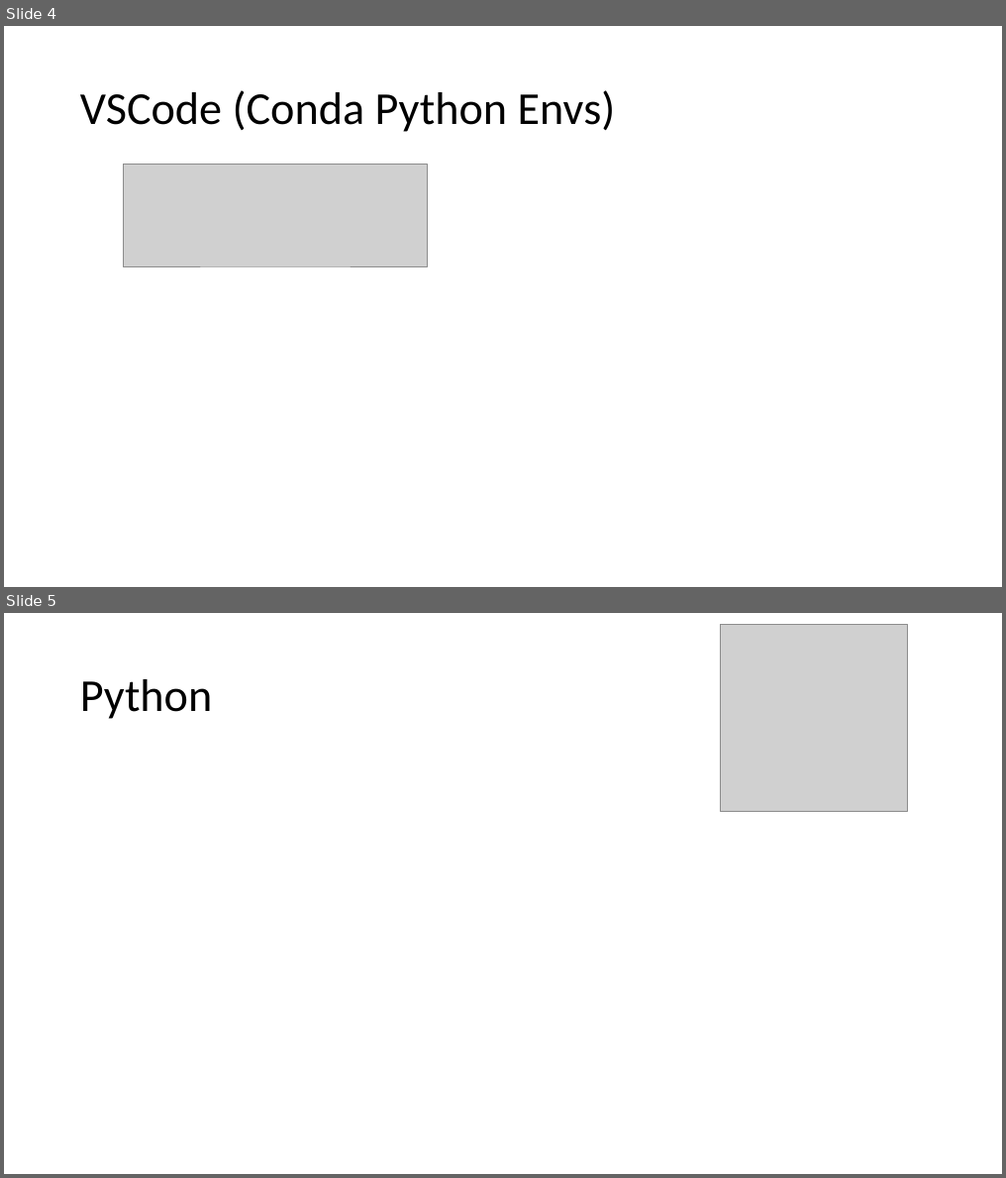
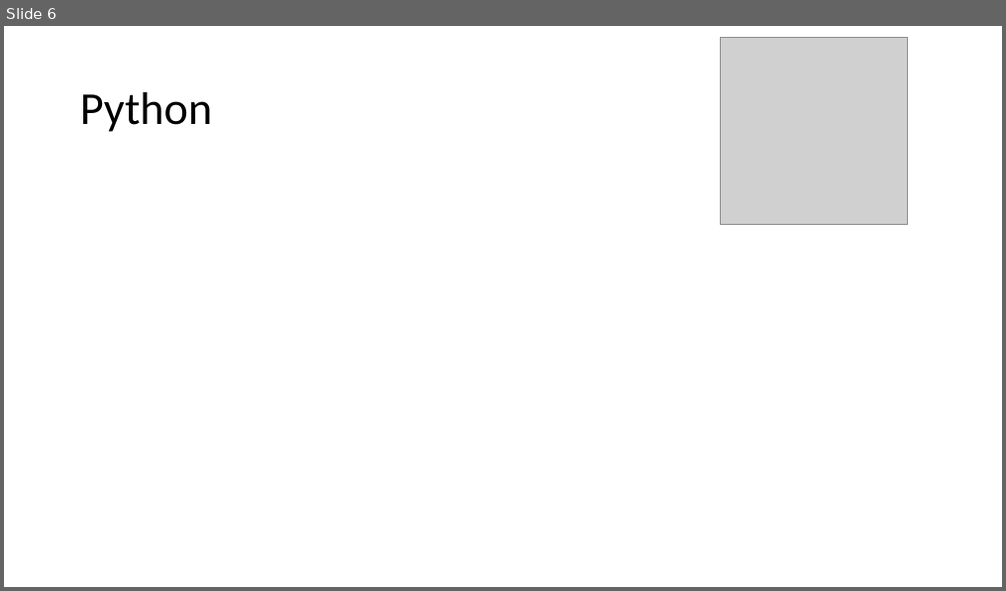
Before and after one commit to mathphysmx/teaching-ml, a slide deck: slides/01_softwareTutorial.pptx. Shown one above the other, each under a label of ours: slides 4 and 5 before the commit, slide 6 after it. The pictures are 1006x1178 and 1006x591 pixels, drawn with LibreOffice and Linux fonts; fonts in the diff are those of the drawing; grey boxes stand for pictures. Boxes give left, top, right and bottom in pixels: in the first picture for what was removed or moved away, otherwise in the second. Text is boxed around its words. In the diff, an @@ line names an element or a change of style, - is before the commit and + after.

Commit message:
python code added

```diff
--- a/slides/01_softwareTutorial.pptx
+++ b/slides/01_softwareTutorial.pptx
@@ slide 4 removed at <box>4,26,1002,587</box>, background #FFFFFF @@
@@ title removed at <box>80,90,616,132</box> @@
-VSCode (Conda Python Envs)
@@ picture removed at <box>123,165,428,267</box> @@
@@ what was slide 5 is now slide 6 @@
```
Also in this commit, not shown: 8 slides added, 4 other files.
